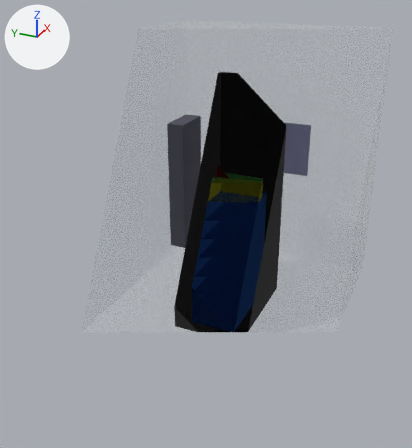
The glTF model assemblies/compute-container/commercial-ac/assembly.glb as it was, and as the next commit left it.
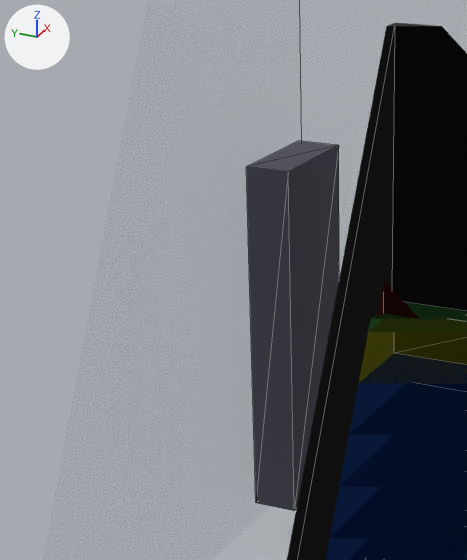
There are two pictures of each version: one whole from a camera (50 mm lens) standing at (-5119.0, -2023.0, 3526.0) and looking at (-252.0, 167.0, 1093.0), one close up on the part from 19% to 60% of the width and 14% to 59% of the height. The axes (+X, +Y, +Z) are drawn at upper left. The lights are the same throughout. The last two pictures show the newer version. The close-ups show mesh edges as thin lines. Everything nearer to the camera than a plane just in front of the edit is cut away. Where no turn or scale is listed for an object, it has been applied to the vertices. Vertices at exactly the same position are counted once.

Objects in the first close-up: 'CMP-CDU-001', 'CMP-NODE-001#3', 'CMP-NODE-001#4', 'CMP-NODE-001#5', 'CMP-NODE-001#6', 'CMP-NODE-001#7', 'CMP-PDU-001#1', 'CMP-PNL-001', 'CMP-RACK-001', 'CMP-SWITCH-001', 'container_shell' and 1 more.
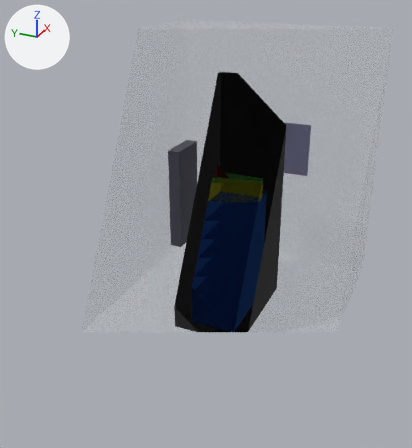
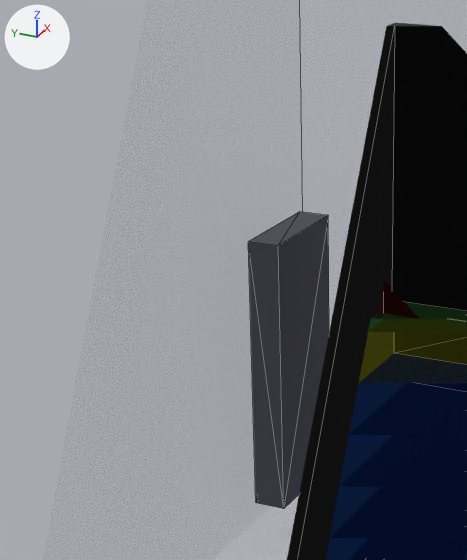
Diff of the bpy script that builds the scene:
```diff
--- a/assemblies/compute-container/commercial-ac/assembly.glb.py
+++ b/assemblies/compute-container/commercial-ac/assembly.glb.py
@@ me_cmp_pnl_001 @@
 # used by ob_cmp_pnl_001; location = (1000.0, 1018.0, 1000.0)
-me_cmp_pnl_001.from_pydata(...)  # 8 vertices, 12 faces; spans x -254.0..254.0, y -100.0..100.0, z -800.0..800.0
+me_cmp_pnl_001.from_pydata(...)  # 8 vertices, 12 faces; spans x -254.0..254.0, y -73.0..73.0, z -635.0..635.0
+# me_cmp_pnl_001 part 1: the whole mesh is rebuilt
 me_cmp_pnl_001.materials.append(mat_mat_6)
@@ ob_cmp_pnl_001 @@
 ob_cmp_pnl_001 = bpy.data.objects.new('CMP-PNL-001', me_cmp_pnl_001)
-ob_cmp_pnl_001.location = (1000.0, 1018.0, 1000.0)
+ob_cmp_pnl_001.location = (1000.0, 1045.0, 835.0)
```

Boxes (x1, y1, x2, y2) around the edits, measured in the close-ups (467 x 560 px):
'CMP-PNL-001', reshaped, moved (13% narrower, 20% shorter)
    before: (246, 141, 339, 511)
    after: (248, 212, 329, 509)
